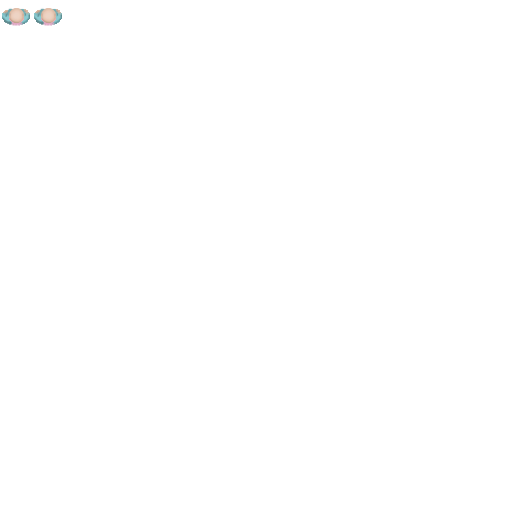
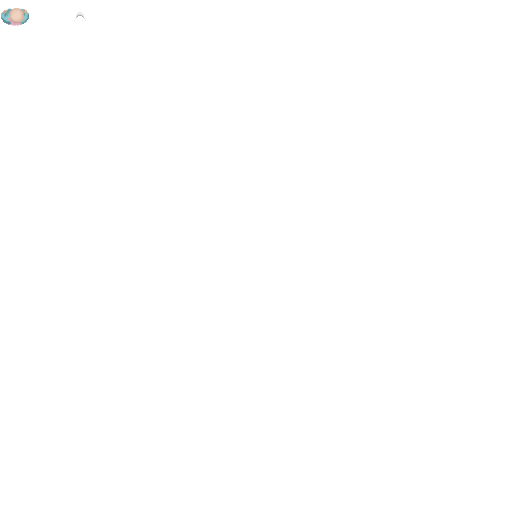
Before/after of a 512 x 512 layered artwork. What changed in the layer stack:
removed layer "Layer 3" over bbox(34, 7, 62, 26)
added layer "Layer 1" above "Layer 2" over bbox(8, 8, 25, 25)
painted on "Layer 2" over bbox(1, 7, 86, 26)
